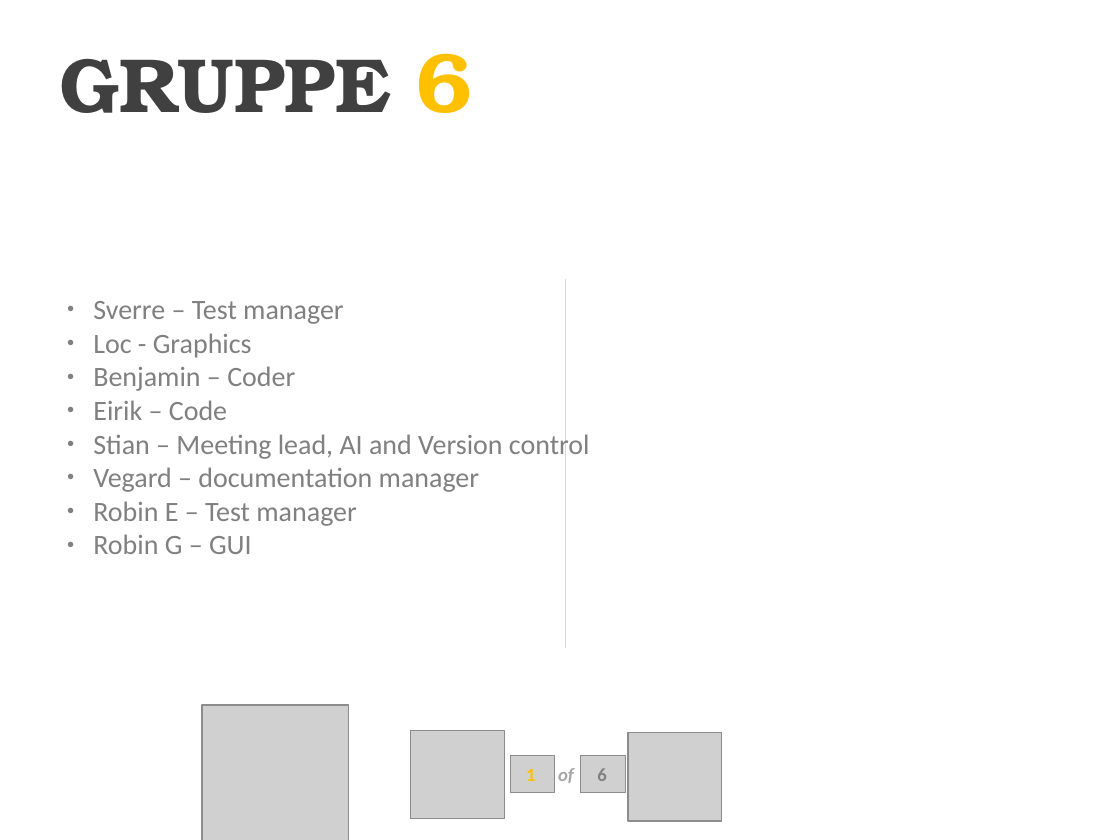
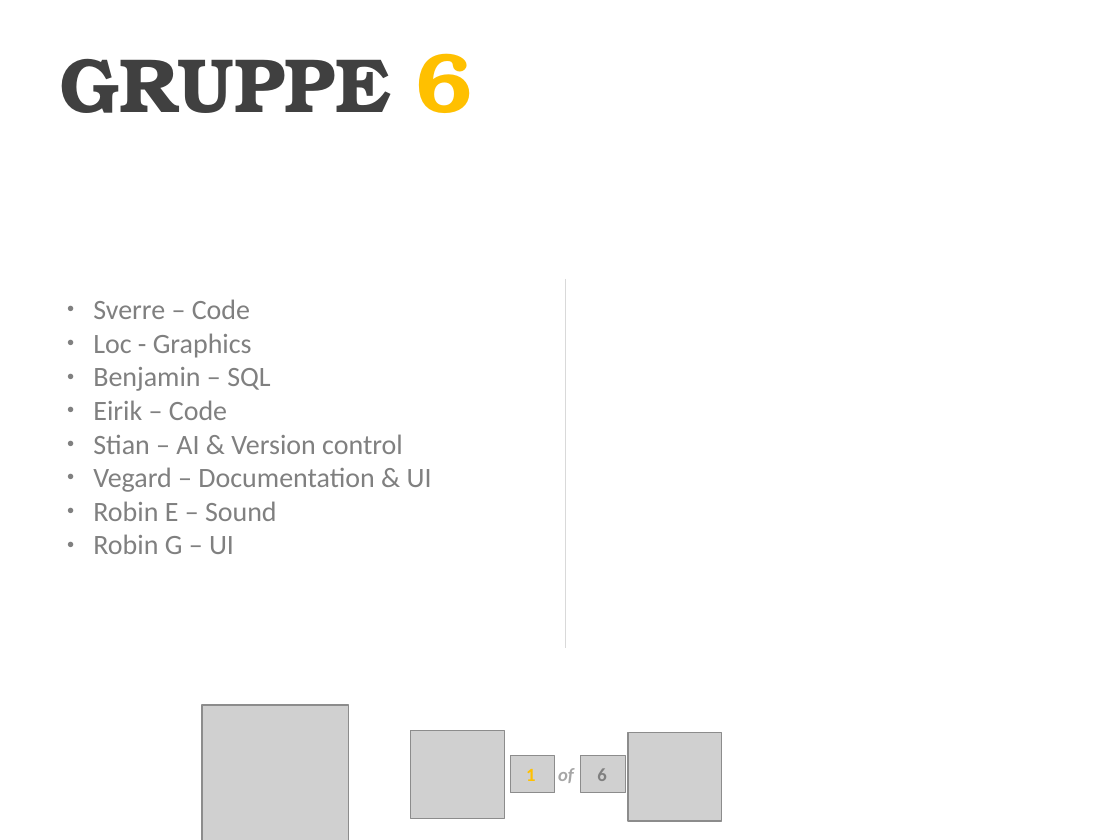
Before and after one commit to luringens/DoodleChess, a slide deck: slide 2 of docs/presentation/Presentasjon oblig4.pptx. Drawn at 1120x840 pixels with LibreOffice and Linux fonts; fonts in the diff are those of the drawing; grey boxes stand for pictures; background and template pictures are left out. Boxes give left, top, right and bottom in pixels: in the first picture for what was removed or moved away, otherwise in the second. Text is boxed around its words. In the diff, an @@ line names an element or a change of style, - is before the commit and + after.

```diff
--- a/docs/presentation/Presentasjon oblig4.pptx
+++ b/docs/presentation/Presentasjon oblig4.pptx
@@ text at box(93, 299, 250, 319): text changed @@
-● Sverre – Test manager
+● Sverre – Code
@@ text at box(93, 367, 270, 391): text changed @@
-● Benjamin – Coder
+● Benjamin – SQL
@@ text at box(93, 434, 432, 554): text changed @@
-● Stian – Meeting lead, AI and Version control
-● Vegard – documentation manager
-● Robin E – Test manager
-● Robin G – GUI
+● Stian – AI & Version control
+● Vegard – Documentation & UI
+● Robin E – Sound
+● Robin G – UI
```
Also in this commit, not shown: 3 slides removed.
